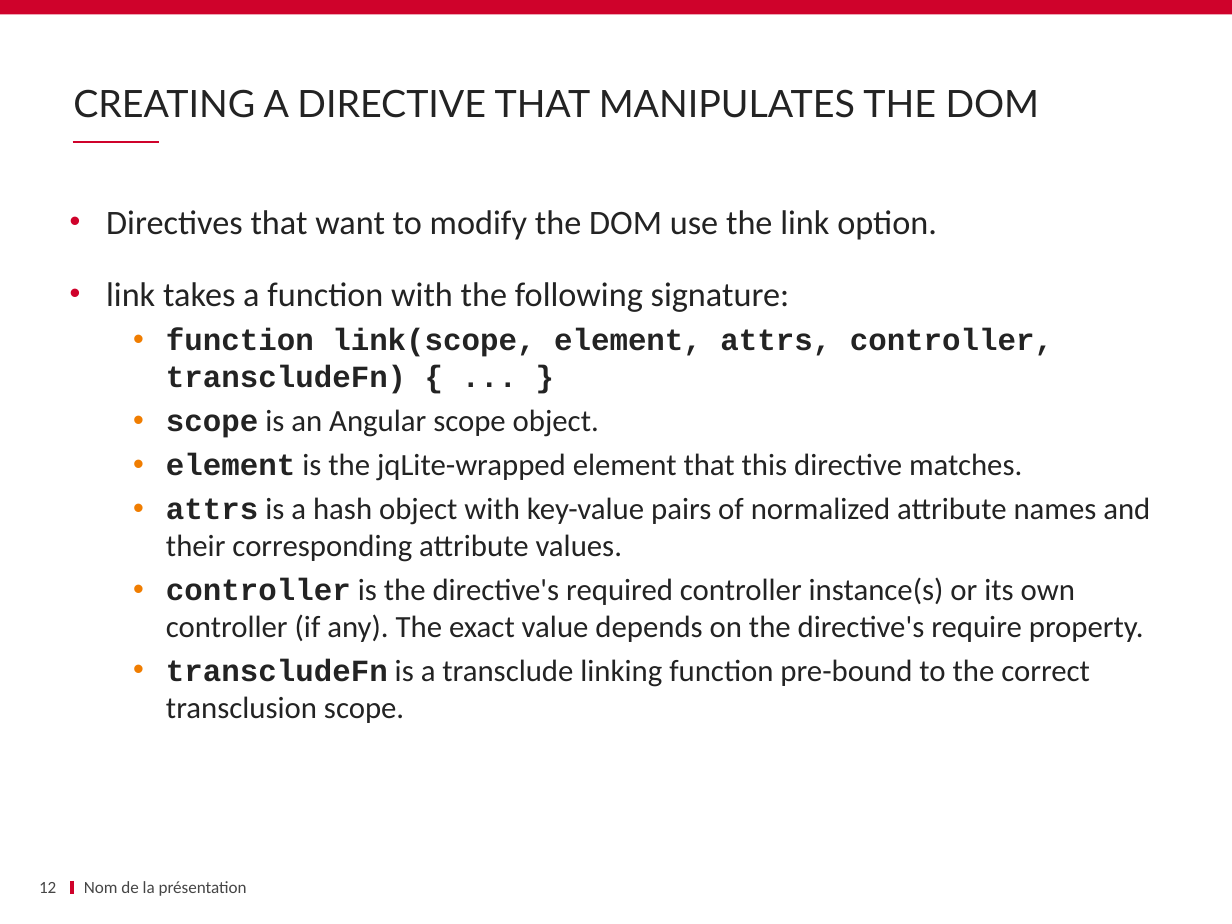
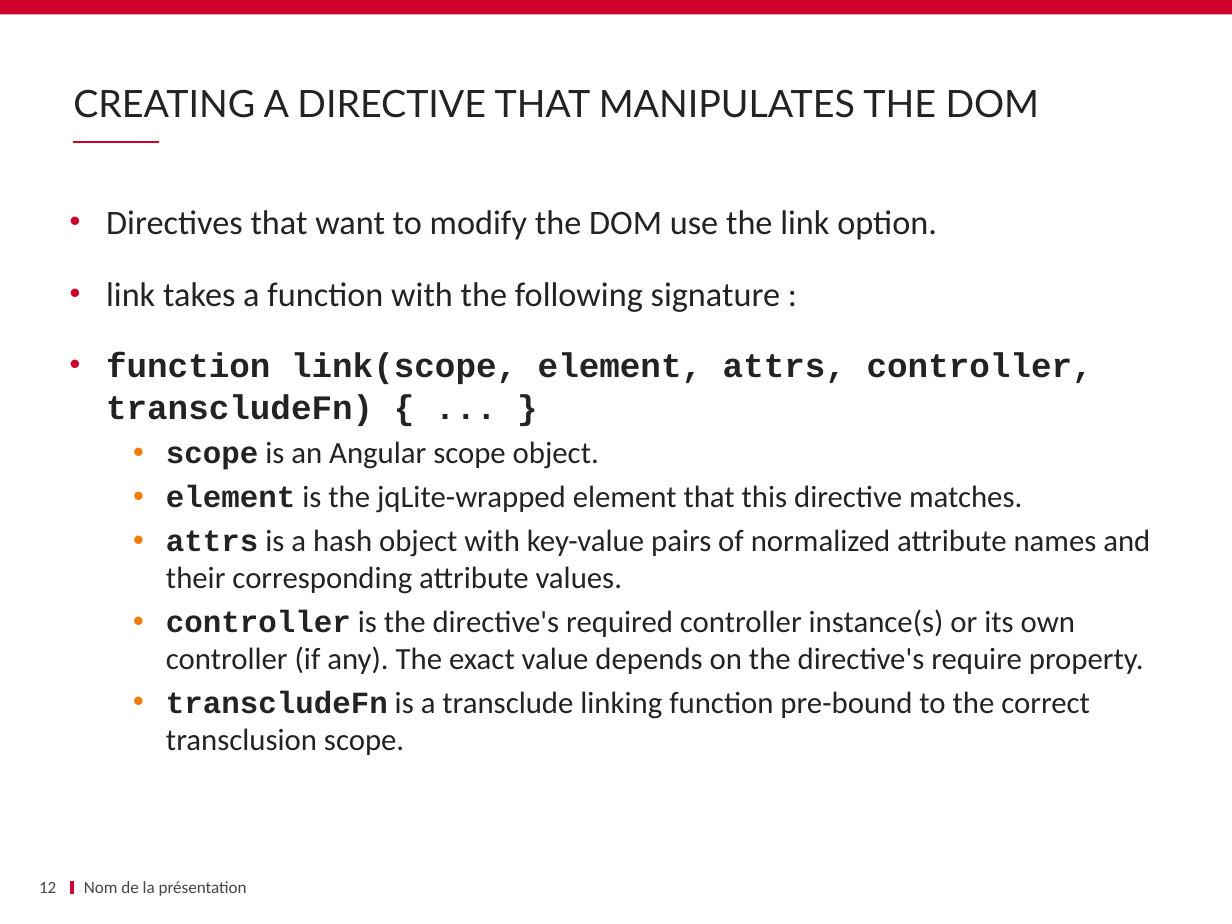
Before and after one commit to schassande/formation-angularjs1, a slide deck: slide 12 of Jour2/11 custom directives & components/11_custom directives.pptx. Drawn at 1232x924 pixels with LibreOffice and Linux fonts; fonts in the diff are those of the drawing; background and template pictures are left out. Boxes give left, top, right and bottom in pixels: in the first picture for what was removed or moved away, otherwise in the second. Text is boxed around its words. In the diff, an @@ line names an element or a change of style, - is before the commit and + after.

```diff
--- a/Jour2/11 custom directives & components/11_custom directives.pptx
+++ b/Jour2/11 custom directives & components/11_custom directives.pptx
@@ text at [106,282,780,312]: spaces changed @@
-• link takes a function with the following signature:
+• link takes a function with the following signature :
@@ text at [106,352,1093,426]: size 18 to 20 pt in "function link(scope, element, attrs, controller, transcludeF ..."; list level 2 to 1 in "function link(scope, element, attrs, controller, ..."; bullet colour #F07D00 to #CF022B @@
```
Also in this commit, not shown: 2 other slides changed, 1 slide removed, 40 other files.
